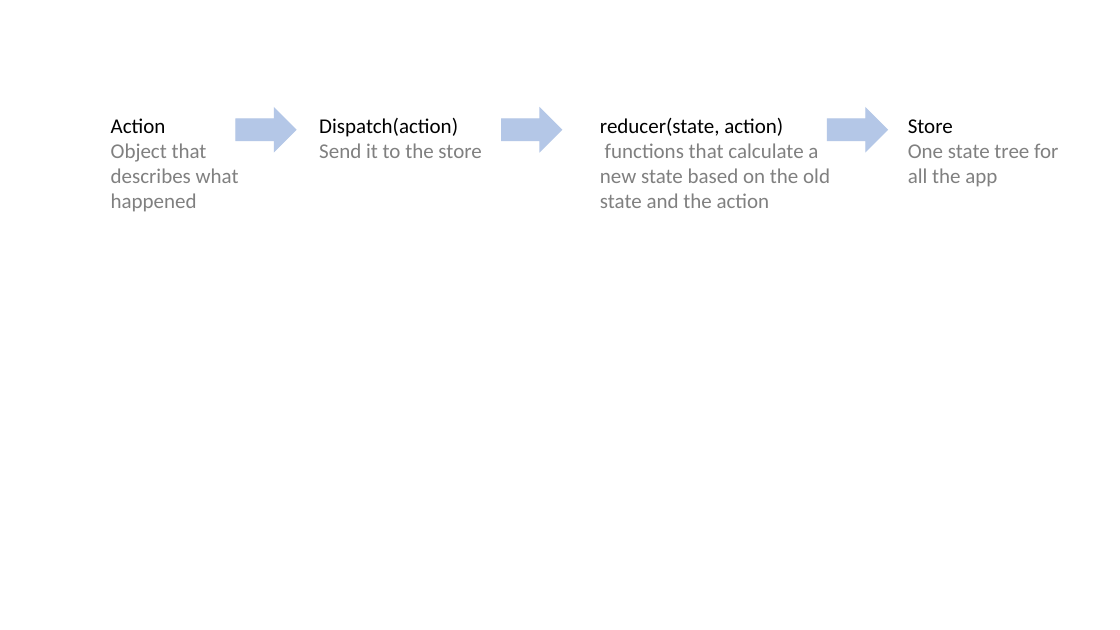
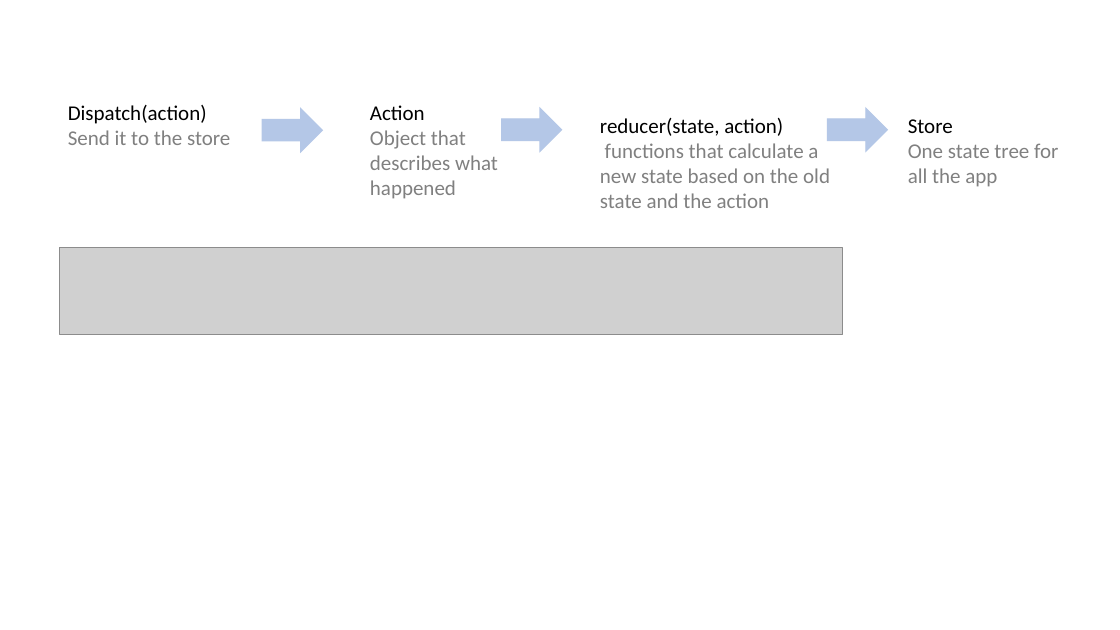
Before and after one commit to talyaron/full-stack, a slide deck: slide 14 of SPA/React/react-redux/intro.pptx. Drawn at 1120x630 pixels with LibreOffice and Linux fonts; fonts in the diff are those of the drawing; grey boxes stand for pictures. Boxes give left, top, right and bottom in pixels: in the first picture for what was removed or moved away, otherwise in the second. Text is boxed around its words. In the diff, an @@ line names an element or a change of style, - is before the commit and + after.

```diff
--- a/SPA/React/react-redux/intro.pptx
+++ b/SPA/React/react-redux/intro.pptx
@@ text "Dispatch(action)": place and size @@
-text "Dispatch(action)" at box(319, 118, 481, 158)
+text "Dispatch(action)" at box(68, 105, 230, 145)
@@ right arrow: place and size @@
-right arrow at box(236, 108, 296, 151)
+right arrow at box(262, 108, 322, 151)
@@ text "Action": place and size @@
-text "Action" at box(111, 118, 239, 212)
+text "Action" at box(370, 105, 498, 199)
@@ picture added at box(60, 248, 843, 334) @@
```
Also in this commit, not shown: 4 other slides changed, 4 slides added, 3 slides removed, 14 other files.
